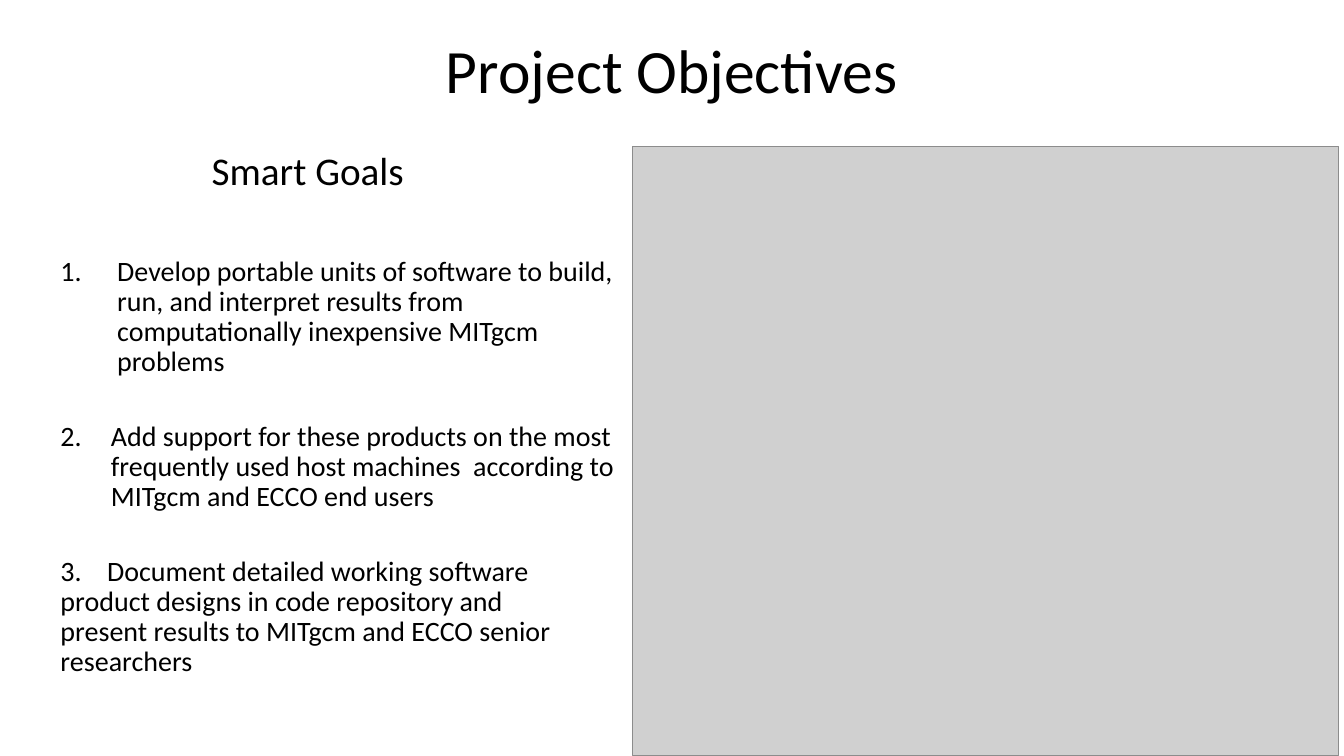
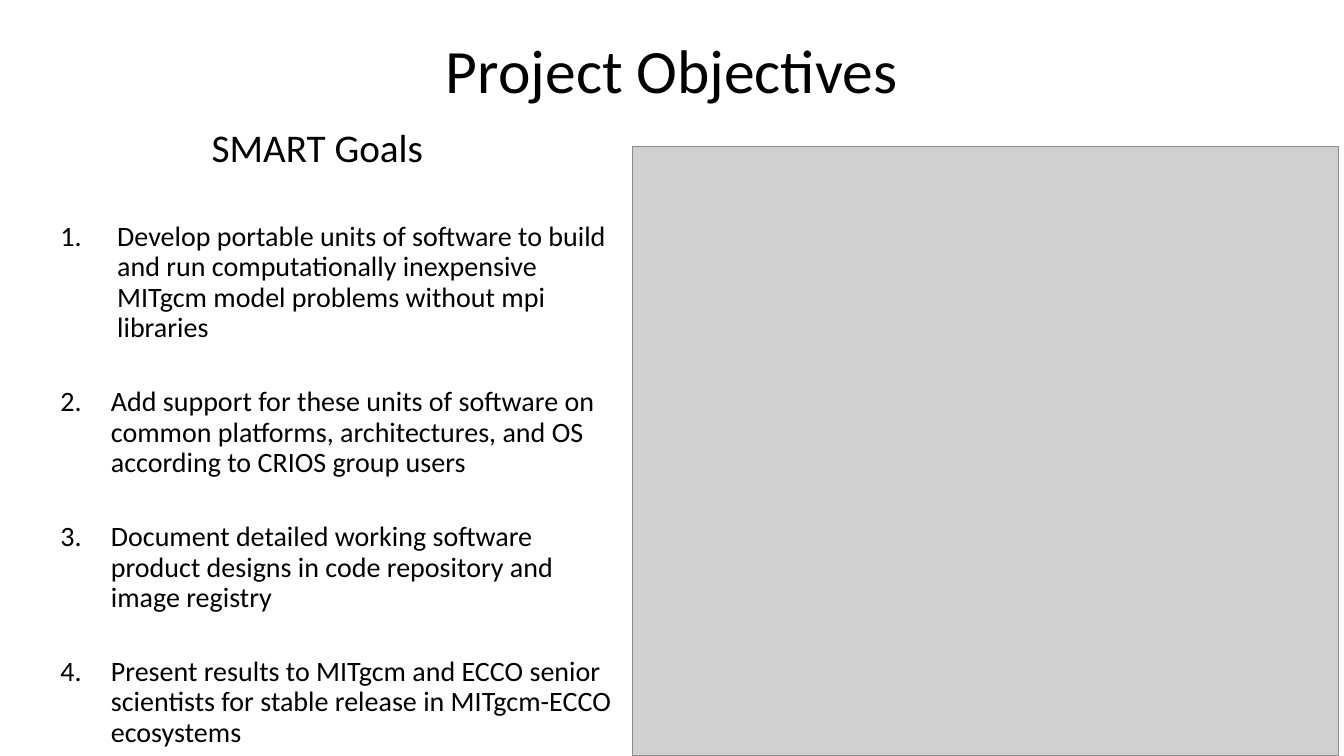
Before and after one commit to JCam98/MITgcm-solver, a slide deck: slide 5 of deliverables/project_overview.pptx. Drawn at 1344x756 pixels with LibreOffice and Linux fonts; fonts in the diff are those of the drawing; grey boxes stand for pictures; background and template pictures are left out. Boxes give left, top, right and bottom in pixels: in the first picture for what was removed or moved away, otherwise in the second. Text is boxed around its words. In the diff, an @@ line names an element or a change of style, - is before the commit and + after.

Commit message:
updated design schematics deliverables

```diff
--- a/deliverables/project_overview.pptx
+++ b/deliverables/project_overview.pptx
@@ text at [111,134,611,747]: text changed @@
-Smart Goals
-  1. Develop portable units of software to build, run, and interpret results from computationally inexpensive MITgcm problems
-  2. Add support for these products on the most frequently used host machines according to MITgcm and ECCO end users
-  3. Document detailed working software product designs in code repository and present results to MITgcm and ECCO senior researchers
+SMART Goals
+  1. Develop portable units of software to build and run computationally inexpensive MITgcm model problems without mpi libraries
+  2. Add support for these units of software on
+     common platforms, architectures, and OS according to CRIOS group users
+  3. Document detailed working software product designs in code repository and image registry
+  4. Present results to MITgcm and ECCO senior scientists for stable release in MITgcm-ECCO ecosystems
```
Also in this commit, not shown: 4 other slides changed, 3 slides added, 1 slide removed, 21 other files.
